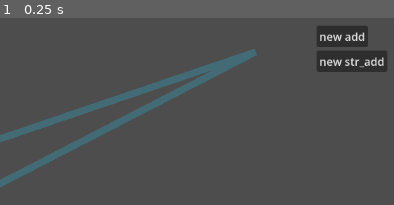
Above: before the commit, frame 1.
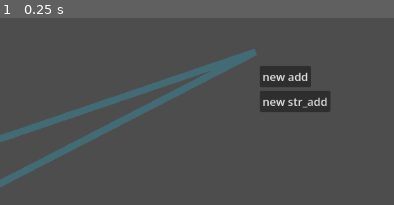
Above: after the commit, the same moment.

Repository: Demented-101/Nodecode_POC
Game: Godot game, scene res://Scenes/Testing.tscn
Two runs of this game, one before a commit and one after it. Both use one fixed random seed, a clock stepped at 60 frames per second and the inputs below.
Inputs:
- Up to frame 1 (0.25 s): no input
The pictures show only the part of the screen within x 50-100%, y 0-50%; the shares and areas given below are measured in that part.

The runs differ from the first frame. In frame 1, 6.4% of the frame differs, in the area x 65-99%, y 4-51%.

Commit message:
const work

Diff:
--- a/node-code-proj/Scenes/Testing.tscn
+++ b/node-code-proj/Scenes/Testing.tscn
@@ -10,19 +10,19 @@
 [node name="Node2D" type="Node2D" unique_id=1041673285]
 
 [node name="Button" type="Button" parent="." unique_id=2138274316]
-offset_left = 1026.0
-offset_top = 11.0
-offset_right = 1100.0
-offset_bottom = 42.0
+offset_left = 944.0
+offset_top = 69.0
+offset_right = 1018.0
+offset_bottom = 100.0
 text = "new add"
 script = ExtResource("2_8e680")
 program_script = ExtResource("3_4y0hx")
 
 [node name="Button2" type="Button" parent="." unique_id=1624606069]
-offset_left = 1026.0
-offset_top = 47.0
-offset_right = 1100.0
-offset_bottom = 78.0
+offset_left = 944.0
+offset_top = 105.0
+offset_right = 1046.0
+offset_bottom = 136.0
 text = "new str_add"
 script = ExtResource("2_8e680")
 program_script = ExtResource("3_y53xc")
--- /dev/null
+++ b/node-code-proj/Scripts/C Node Defs/CN_ConstantInt.gd
@@ -0,0 +1,13 @@
+extends CNodeProgram
+
+func define_inputs() -> Dictionary[String, CNode.pinTypes]: return {}
+
+func define_outputs() -> Dictionary[String, CNode.pinTypes]:
+	return {
+		"Output" : CNode.pinTypes.Int
+	}
+
+func get_output(_index:int) -> Variant:
+	if _index != 0: return null
+
+	return 0
--- a/node-code-proj/Scripts/C Node Defs/CNodeProgram.gd
+++ b/node-code-proj/Scripts/C Node Defs/CNodeProgram.gd
@@ -1,3 +1,4 @@
+@abstract
 extends Node
 class_name CNodeProgram
 
@@ -9,11 +10,6 @@
 var display_name:String
 var node_width:int
 
-func define_inputs() -> Dictionary[String, CNode.pinTypes]:
-	return {}
-
-func define_outputs() -> Dictionary[String, CNode.pinTypes]:
-	return {}
-
-func get_output(_index:int) -> Variant:
-	return null
+@abstract func define_inputs() -> Dictionary[String, CNode.pinTypes]
+@abstract func define_outputs() -> Dictionary[String, CNode.pinTypes]
+@abstract func get_output(_index:int) -> Variant
Not shown, added: node-code-proj/Scripts/C Node Defs/CN_ConstantInt.gd.uid
